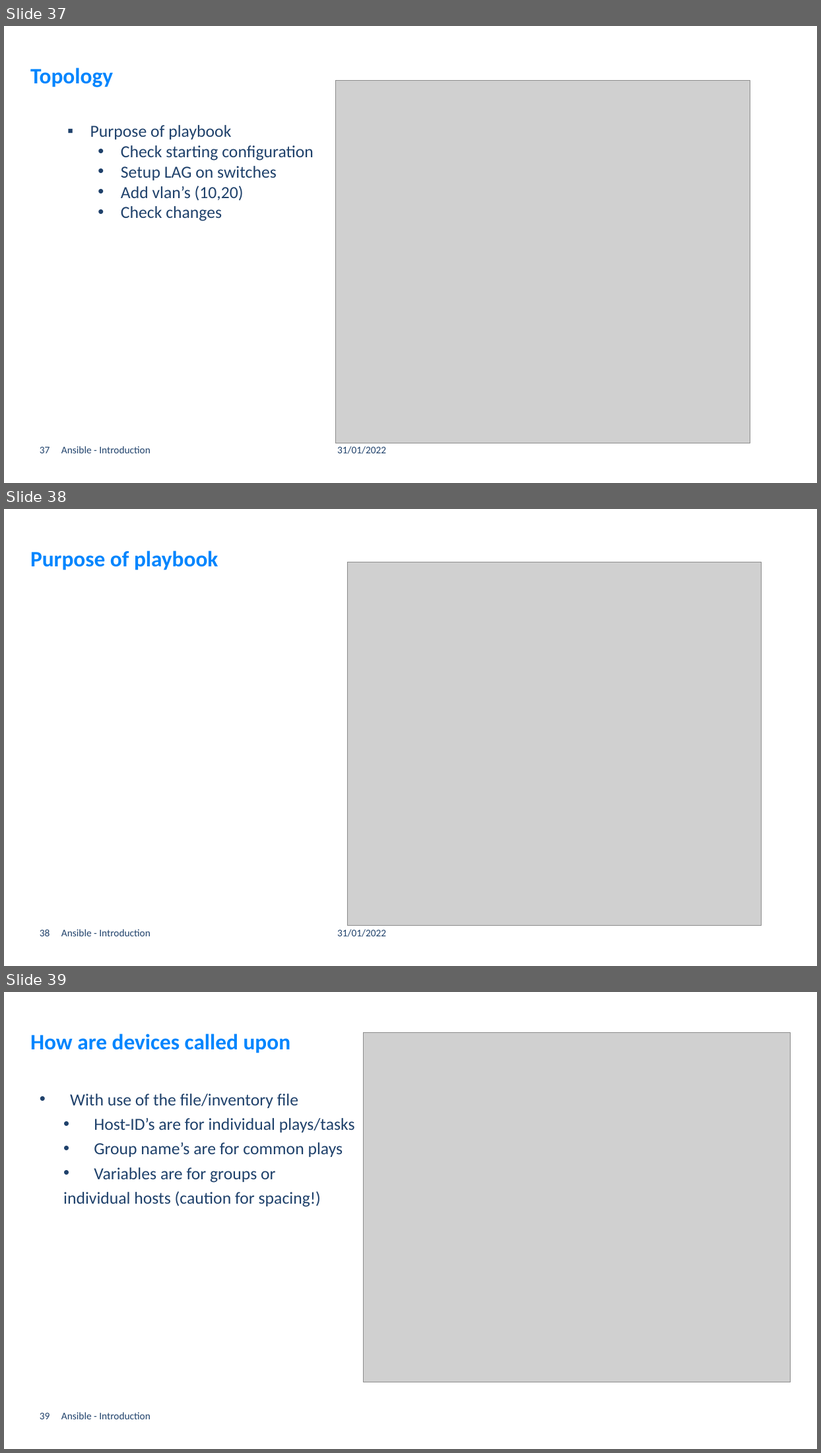
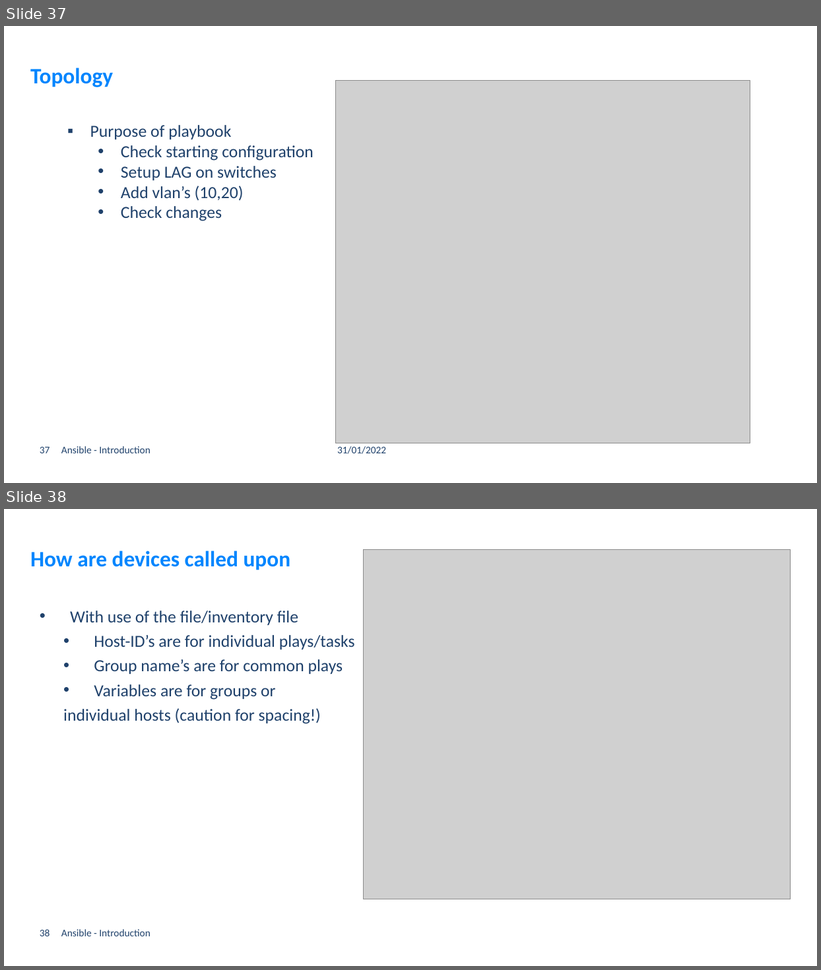
Before and after one commit to GerritVanMol/Ansible_Introduction-21_22, a slide deck: Documents/Ansible_BasicsAndHowToGetStarted.pptx. Shown one above the other, each under a label of ours: slides 37, 38 and 39 before the commit, slides 37 and 38 after it. The pictures are 821x1453 and 821x970 pixels, drawn with LibreOffice and Linux fonts; fonts in the diff are those of the drawing; grey boxes stand for pictures; background and template pictures are left out. Boxes give left, top, right and bottom in pixels: in the first picture for what was removed or moved away, otherwise in the second. Text is boxed around its words. In the diff, an @@ line names an element or a change of style, - is before the commit and + after.

```diff
--- a/Documents/Ansible_BasicsAndHowToGetStarted.pptx
+++ b/Documents/Ansible_BasicsAndHowToGetStarted.pptx
@@ slide 38 removed at [4, 509, 817, 966], background #FFFFFF @@
@@ title removed at [30, 551, 218, 570] @@
-Purpose of playbook
@@ picture removed at [347, 562, 762, 925] @@
@@ page number removed at [40, 929, 50, 937] @@
-38
@@ text removed at [61, 929, 151, 937] @@
-Ansible - Introduction
@@ text removed at [337, 929, 386, 937] @@
-31/01/2022
@@ what was slide 39 is now slide 38 @@
@@ page number at [40, 929, 50, 937]: text changed @@
-39
+38
```
Also in this commit, not shown: 1 slide changed, 1 other file.
